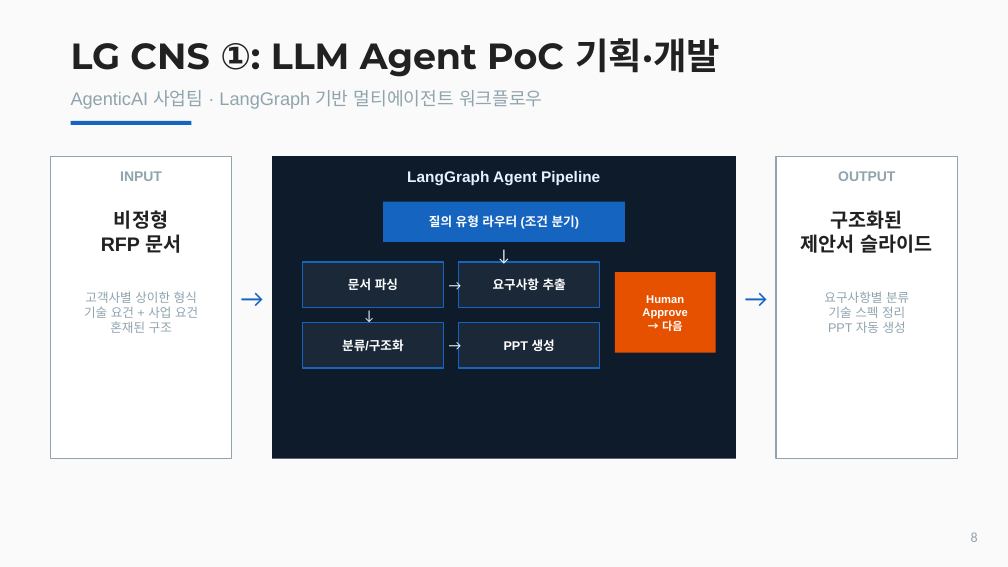
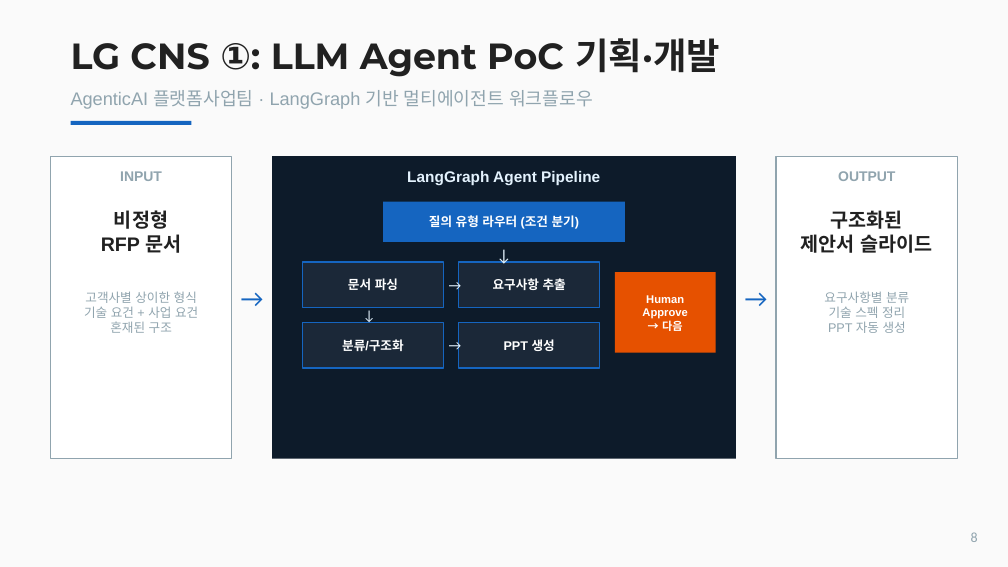
Before and after one commit to hawe66/hawe66.github.io, a slide deck: slide 8 of data/포트폴리오_조영하.pptx. Drawn at 1008x567 pixels with LibreOffice and Linux fonts; fonts in the diff are those of the drawing. Boxes give left, top, right and bottom in pixels: in the first picture for what was removed or moved away, otherwise in the second. Text is boxed around its words. In the diff, an @@ line names an element or a change of style, - is before the commit and + after.

```diff
--- a/data/포트폴리오_조영하.pptx
+++ b/data/포트폴리오_조영하.pptx
@@ text at (71, 90, 593, 109): text changed @@
-AgenticAI 사업팀 · LangGraph 기반 멀티에이전트 워크플로우
+AgenticAI 플랫폼사업팀 · LangGraph 기반 멀티에이전트 워크플로우
```
Also in this commit, not shown: 1 other slide changed, 4 other files.
